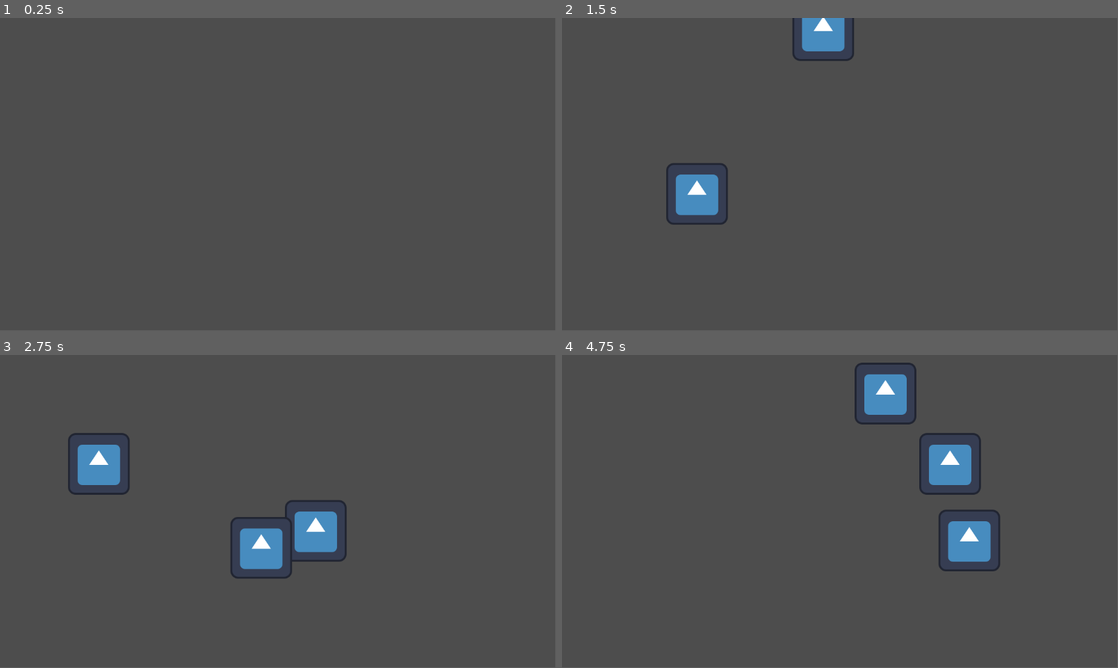
Above: before the commit, frames 1-4 (two rows, left to right).
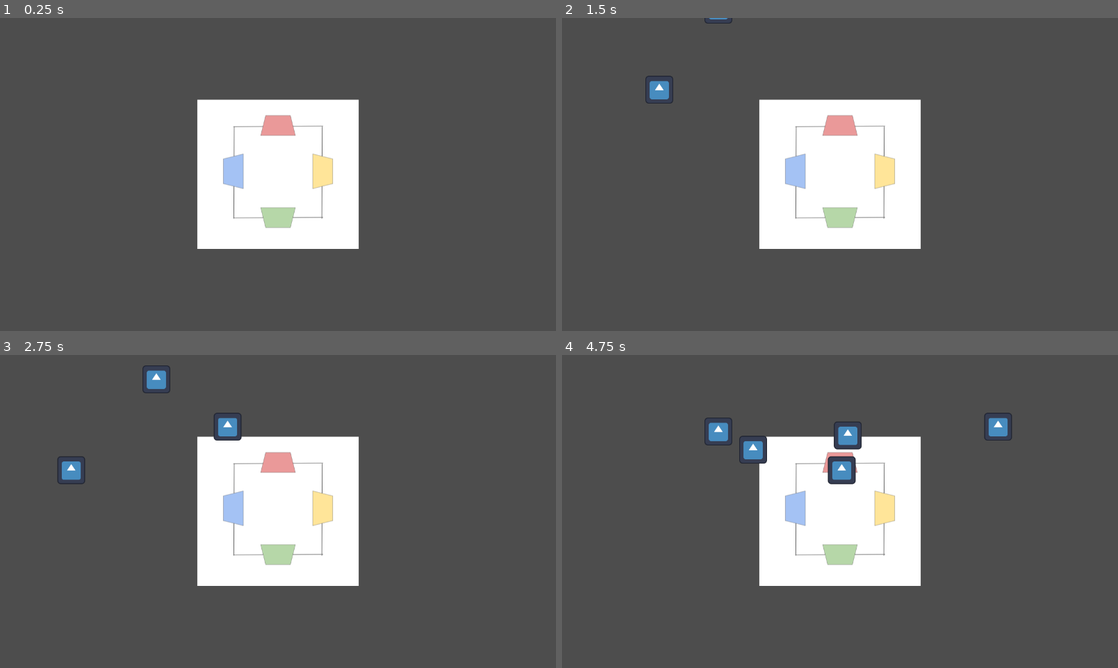
Above: after the commit, the same moments.

Repository: grayson-fougere/Rhythm-Game
Game: Godot game, scene res://key-test.tscn
Two runs of this game, one before a commit and one after it. Both use one fixed random seed, a clock stepped at 60 frames per second and the inputs below. The engine's default icon, where the game draws it, is replaced by a stand-in: a white triangle on a blue panel in a dark square.
Inputs:
- Up to frame 1 (0.25 s): no input
- Up to frame 2 (1.5 s): tap Enter at 0.5 s; hold L (key_test_right) 0.53-1.28 s; hold K (key_test_down) from 1.28 s (still down)
- Up to frame 3 (2.75 s): release K (key_test_down) at 2.03 s; hold L (key_test_right) from 2.03 s (still down)
- Up to frame 4 (4.75 s): release L (key_test_right) at 2.78 s; hold I (key_test_up) 2.78-3.53 s; hold J (key_test_left) from 3.53 s (still down)
In our replay, the window is 799x449 before the commit and 800x450 after it. These sizes can differ from the game's own. Grey fills any space a smaller window leaves; there, only what the larger window draws over its background counts as a difference.

The runs differ from the first frame. In frame 1, 14% of the frame differs, in the area x 35-65%, y 26-74%; in frame 2, 16%; in frame 3, 16%; in frame 4, 18%, in the area x 25-81%, y 2-74%.

Commit message:
made key spawn adjust to window size

Diff:
--- a/rhythm-game/key-test.tscn
+++ b/rhythm-game/key-test.tscn
@@ -1,8 +1,13 @@
-[gd_scene load_steps=3 format=3 uid="uid://cinaa5ov4qoxh"]
+[gd_scene load_steps=4 format=3 uid="uid://cinaa5ov4qoxh"]
 
 [ext_resource type="Script" uid="uid://bnrajhcq8r66j" path="res://key_test.gd" id="1_ivibs"]
 [ext_resource type="PackedScene" uid="uid://c1cuomh6tsobe" path="res://key.tscn" id="2_ivibs"]
+[ext_resource type="Texture2D" uid="uid://ddjpy3uagwb5w" path="res://Screenshot 2025-09-29 155754.png" id="3_ld4jm"]
 
 [node name="Node2D" type="Node2D"]
 script = ExtResource("1_ivibs")
 key = ExtResource("2_ivibs")
+
+[node name="Screenshot20250929155754" type="Sprite2D" parent="."]
+position = Vector2(640, 360)
+texture = ExtResource("3_ld4jm")
--- a/rhythm-game/key.gd
+++ b/rhythm-game/key.gd
@@ -2,9 +2,13 @@
 
 var direction: Vector2 = Vector2.ZERO
 var start: Vector2
+var speed: int
+
+func _ready() -> void:
+	speed = randi_range(1,4)
 
 func _process(delta: float) -> void:
-	self.position += direction * 5
+	self.position += direction * speed
 	if abs(self.position.x - start.x) > 1500 or abs(self.position.y - start.y) > 1500:
 		self.free()
 
--- a/rhythm-game/key.tscn
+++ b/rhythm-game/key.tscn
@@ -14,4 +14,5 @@
 shape = SubResource("RectangleShape2D_ivibs")
 
 [node name="Sprite2D" type="Sprite2D" parent="."]
+scale = Vector2(0.5, 0.5)
 texture = ExtResource("1_up4cr")
--- a/rhythm-game/key_test.gd
+++ b/rhythm-game/key_test.gd
@@ -2,39 +2,50 @@
 
 @export var key : PackedScene
 
-const SPEED: int = 5
-
 var new_key
 var direction: Vector2 = Vector2.ZERO
-var offset: int = 100
+var offset: int = 3
 
-var above_origin: Vector2 = Vector2(576,-30)
-var below_origin: Vector2 = Vector2(576,660)
-var left_origin: Vector2 = Vector2(0,324)
-var right_origin: Vector2 = Vector2(1200,324)
+var above_origin: Vector2
+var below_origin: Vector2
+var left_origin: Vector2
+var right_origin: Vector2
 
-func _process(delta: float) -> void:
+func _ready() -> void:
+	@warning_ignore("integer_division")
+	above_origin = Vector2(get_window().size.x / 2, -30)
+	@warning_ignore("integer_division")
+	below_origin = Vector2(get_window().size.x / 2, get_window().size.y)
+	@warning_ignore("integer_division")
+	left_origin = Vector2(0, get_window().size.y / 2)
+	@warning_ignore("integer_division")
+	right_origin = Vector2(get_window().size.x, get_window().size.y / 2)
+	get_viewport()
+
+	get_window()
+
+func _process(_delta: float) -> void:
 	if Input.is_action_just_pressed("key_test_down"):
 		new_key = key.instantiate()
 		if new_key is Key:
 			new_key.direction = Vector2(0,1)
-			new_key.set_key_position(above_origin + Vector2(randi_range(-offset, offset),0))
+			new_key.set_key_position(above_origin + Vector2(20 * randi_range(-offset, offset),0))
 		self.add_child(new_key)
 	if Input.is_action_just_pressed("key_test_up"):
 		new_key = key.instantiate()
 		if new_key is Key:
 			new_key.direction = Vector2(0,-1)
-			new_key.set_key_position(below_origin + Vector2(randi_range(-offset, offset),0))
+			new_key.set_key_position(below_origin + Vector2(20 * randi_range(-offset, offset),0))
 		self.add_child(new_key)
 	if Input.is_action_just_pressed("key_test_left"):
 		new_key = key.instantiate()
 		if new_key is Key:
 			new_key.direction = Vector2(-1,0)
-			new_key.set_key_position(right_origin + Vector2(0,randi_range(-offset, offset)))
+			new_key.set_key_position(right_origin + Vector2(0,20 * randi_range(-offset, offset)))
 		self.add_child(new_key)
 	if Input.is_action_just_pressed("key_test_right"):
 		new_key = key.instantiate()
 		if new_key is Key:
 			new_key.direction = Vector2(1,0)
-			new_key.set_key_position(left_origin + Vector2(0,randi_range(-offset, offset)))
+			new_key.set_key_position(left_origin + Vector2(0,20 * randi_range(-offset, offset)))
 		self.add_child(new_key)
--- a/rhythm-game/project.godot
+++ b/rhythm-game/project.godot
@@ -14,6 +14,14 @@
 run/main_scene="uid://cinaa5ov4qoxh"
 config/features=PackedStringArray("4.5", "Forward Plus")
 config/icon="res://icon.svg"
+
+[display]
+
+window/size/viewport_width=1280
+window/size/viewport_height=720
+window/size/resizable=false
+window/stretch/mode="viewport"
+window/stretch/aspect="expand"
 
 [input]
 
Binary file added: rhythm-game/Screenshot 2025-09-29 155754.png
Not shown, added: rhythm-game/Screenshot 2025-09-29 155754.png.import
